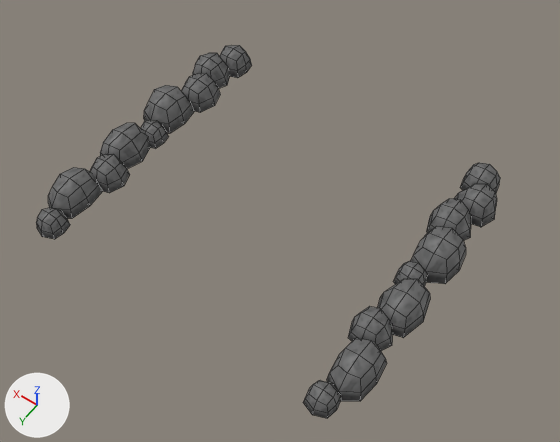
Before and after pictures for a commit that changed the FBX model Assets/Models/Boulders_Edge.fbx.
Rendered twice from a 50 mm camera at (-27.0, 36.7, 56.7) aimed at (-1.9, 1.5, 1.4). Every picture has the same lights, and +X, +Y and +Z are marked at lower left. Mesh edges are drawn as thin lines. Where no turn or scale is listed for an object, it has been applied to the vertices.

Script lines for the objects in view, before the commit:
```python
me_mesh_003 = bpy.data.meshes.new('Mesh.003')
me_mesh_003.from_pydata(...)  # 26 vertices, 24 faces; spans x -1.9..1.9, y -1.69..1.69, z -1.22..1.22
me_mesh_003.materials.append(mat_boulder_material)
me_mesh_009 = bpy.data.meshes.new('Mesh.009')
me_mesh_009.from_pydata(...)  # 26 vertices, 24 faces; spans x -1.32..1.32, y -1.48..1.48, z -0.95..0.95
me_mesh_009.materials.append(mat_boulder_material)
me_mesh_012 = bpy.data.meshes.new('Mesh.012')
me_mesh_012.from_pydata(...)  # 26 vertices, 24 faces; spans x -1.9..1.9, y -1.69..1.69, z -1.22..1.22
me_mesh_012.materials.append(mat_boulder_material)
ob_boulder2_001 = bpy.data.objects.new('Boulder2.001', me_mesh_009)
ob_boulder2_001.location = (14.59, -0.07, 1.87)
ob_boulder5 = bpy.data.objects.new('Boulder5', me_mesh_003)
ob_boulder5.location = (-14.59, 6.41, 2.12)
ob_boulder5_001 = bpy.data.objects.new('Boulder5.001', me_mesh_012)
ob_boulder5_001.location = (14.59, 6.41, 2.12)
# also in view: 'Boulder4.001' at (14.6, -13.2, 2.1); 'Boulder6.001' at (14.6, -7.1, 2.2); 'Boulder6' at (-14.6, -7.1, 2.2); 'Boulder10.001' at (15.4, -3.2, 2.4); 'Boulder7.001' at (15.4, 3.0, 2.2)
```
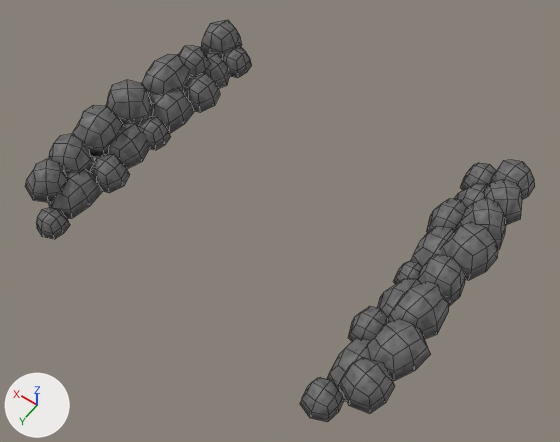
What differs and where, as boxes [x1, y1, x2, y2] in the pictures (560 x 442 px):
'Boulder62', added: after [367, 319, 430, 381]
'Boulder60', added: after [339, 357, 395, 414]
'Boulder50', added: after [387, 281, 449, 339]
'Boulder49', added: after [441, 222, 498, 280]
'Boulder54', added: after [73, 105, 124, 157]
'Boulder55', added: after [106, 80, 152, 125]
'Boulder58', added: after [142, 54, 190, 98]
'Boulder61', added: after [417, 255, 466, 306]
'Boulder59', added: after [25, 159, 67, 202]
'Boulder53', added: after [49, 134, 94, 173]
'Boulder52', added: after [456, 197, 506, 250]
'Boulder63', added: after [483, 179, 522, 225]
'Boulder56', added: after [201, 20, 242, 60]
'Boulder51', added: after [490, 160, 535, 199]
'Boulder2.001', moved: before [141, 120, 169, 148]; after [138, 117, 171, 150]
'Boulder57', added: after [179, 45, 210, 76]
'Boulder9', unchanged, covered by the edit: before [327, 338, 386, 401]; after [327, 338, 370, 401]
'Boulder10', unchanged, covered by the edit: before [411, 226, 466, 284]; after [411, 226, 455, 267]
'Boulder7', unchanged, covered by the edit: before [378, 279, 430, 338]; after [378, 279, 419, 318]
'Boulder8', unchanged, covered by the edit: before [454, 184, 497, 227]; after [454, 184, 488, 207]

Diff of the bpy script that builds the scene:
```diff
--- a/Assets/Models/Boulders_Edge.fbx.py
+++ b/Assets/Models/Boulders_Edge.fbx.py
@@ ob_boulder2_001 @@
 ob_boulder2_001 = bpy.data.objects.new('Boulder2.001', me_mesh_009)
-ob_boulder2_001.location = (14.59, -0.07, 1.87)
+ob_boulder2_001.location = (14.59, -0.07, 2.09)
@@ ob_boulder53 @@
+ob_boulder53 = bpy.data.objects.new('Boulder53', me_mesh_009_1)  # 26 vertices, 24 faces; spans x -1.78..2.33, y -2.1..2.19, z -1.66..1.41
+ob_boulder53.location = (17.17, 8.06, 4.06)
@@ ob_boulder55 @@
+ob_boulder55 = bpy.data.objects.new('Boulder55', me_mesh_011_1)  # 26 vertices, 24 faces; spans x -2.18..2.88, y -2.64..2.48, z -2.15..1.79
+ob_boulder55.location = (17.43, -0.19, 4.11)
@@ ob_boulder59 @@
+ob_boulder59 = bpy.data.objects.new('Boulder59', me_mesh_032)  # 26 vertices, 24 faces; spans x -1.83..2.15, y -2.07..1.95, z -1.74..1.36
+ob_boulder59.location = (16.92, 11.32, 3.93)
@@ ob_boulder57 @@
+ob_boulder57 = bpy.data.objects.new('Boulder57', me_mesh_030)  # 26 vertices, 24 faces; spans x -1.56..2.02, y -2.01..2.01, z -1.69..1.37
+ob_boulder57.location = (16.48, -8.88, 3.8)
@@ ob_boulder51 @@
+ob_boulder51 = bpy.data.objects.new('Boulder51', me_mesh_028)  # 26 vertices, 24 faces; spans x -1.91..1.66, y -2.02..2.02, z -1.51..1.31
+ob_boulder51.location = (-17.2, -13.46, 3.79)
@@ ob_boulder61 @@
+ob_boulder61 = bpy.data.objects.new('Boulder61', me_mesh_014_1)  # 26 vertices, 24 faces; spans x -1.93..1.93, y -2.17..2.17, z -1.53..1.53
+ob_boulder61.location = (-17.09, -0.18, 3.78)
@@ ob_boulder63 @@
+ob_boulder63 = bpy.data.objects.new('Boulder63', me_mesh_016_1)  # 26 vertices, 24 faces; spans x -2.06..2.04, y -2.08..1.92, z -1.42..1.32
+ob_boulder63.location = (-17.65, -10.29, 3.99)
@@ ob_boulder52 @@
+ob_boulder52 = bpy.data.objects.new('Boulder52', me_mesh_029)  # 26 vertices, 24 faces; spans x -2.29..2.11, y -2.36..2.25, z -1.63..1.63
+ob_boulder52.location = (-17.26, -7.13, 3.81)
@@ ob_boulder60 @@
+ob_boulder60 = bpy.data.objects.new('Boulder60', me_mesh_013_1)  # 26 vertices, 24 faces; spans x -1.87..1.83, y -2.26..1.85, z -1.66..1.32
+ob_boulder60.location = (-17.03, 11.57, 4.03)
@@ ob_boulder62 @@
+ob_boulder62 = bpy.data.objects.new('Boulder62', me_mesh_015_1)  # 26 vertices, 24 faces; spans x -2.44..1.91, y -2.54..2.54, z -1.71..1.39
+ob_boulder62.location = (-17.33, 7.91, 4.19)
@@ ob_boulder58 @@
+ob_boulder58 = bpy.data.objects.new('Boulder58', me_mesh_031)  # 26 vertices, 24 faces; spans x -2.05..2.38, y -2.88..2.89, z -1.68..1.43
+ob_boulder58.location = (16.9, -5.25, 4.17)
@@ ob_boulder50 @@
+ob_boulder50 = bpy.data.objects.new('Boulder50', me_mesh_027)  # 26 vertices, 24 faces; spans x -2.01..2.01, y -2.62..2.58, z -1.53..1.53
+ob_boulder50.location = (-17.23, 3.84, 4.07)
@@ ob_boulder49 @@
+ob_boulder49 = bpy.data.objects.new('Boulder49', me_mesh_026)  # 26 vertices, 24 faces; spans x -2.19..2.13, y -2.55..2.55, z -1.51..1.51
+ob_boulder49.location = (-17.68, -3.56, 4.38)
@@ ob_boulder54 @@
+ob_boulder54 = bpy.data.objects.new('Boulder54', me_mesh_010_1)  # 26 vertices, 24 faces; spans x -1.8..2.38, y -2.74..2.74, z -1.89..1.53
+ob_boulder54.location = (17.3, 4.27, 4.35)
@@ ob_boulder56 @@
+ob_boulder56 = bpy.data.objects.new('Boulder56', me_mesh_012_1)  # 26 vertices, 24 faces; spans x -2.21..2.21, y -1.97..1.97, z -1.54..1.54
+ob_boulder56.location = (16.69, -13.54, 3.73)
```
